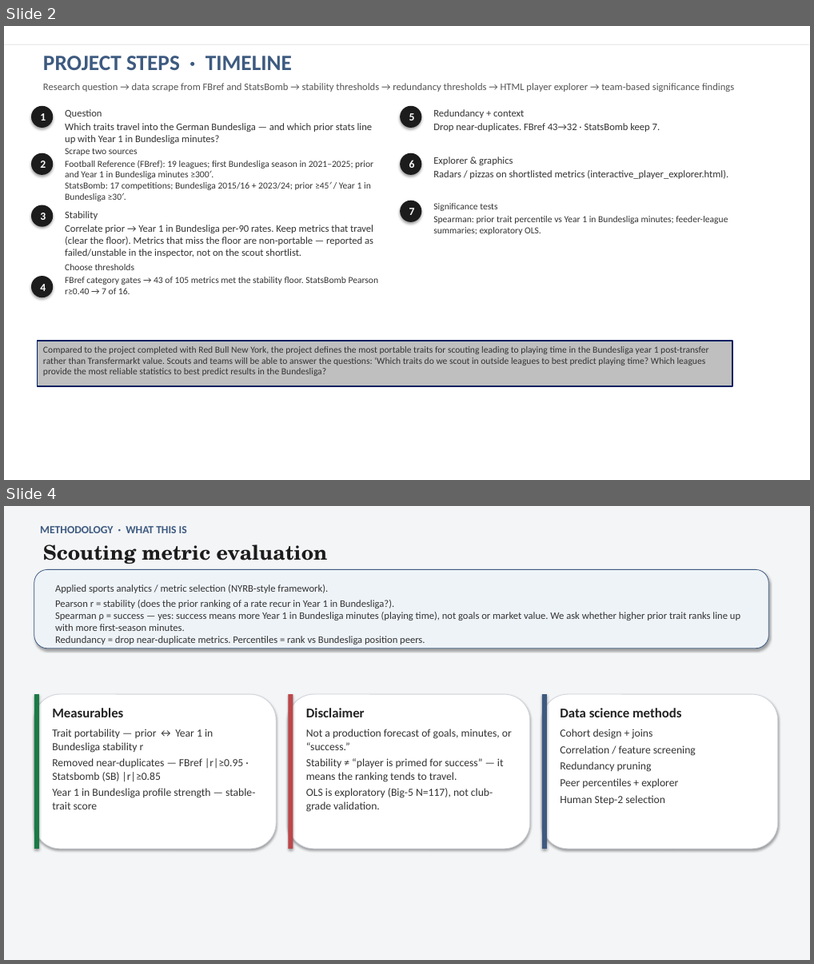
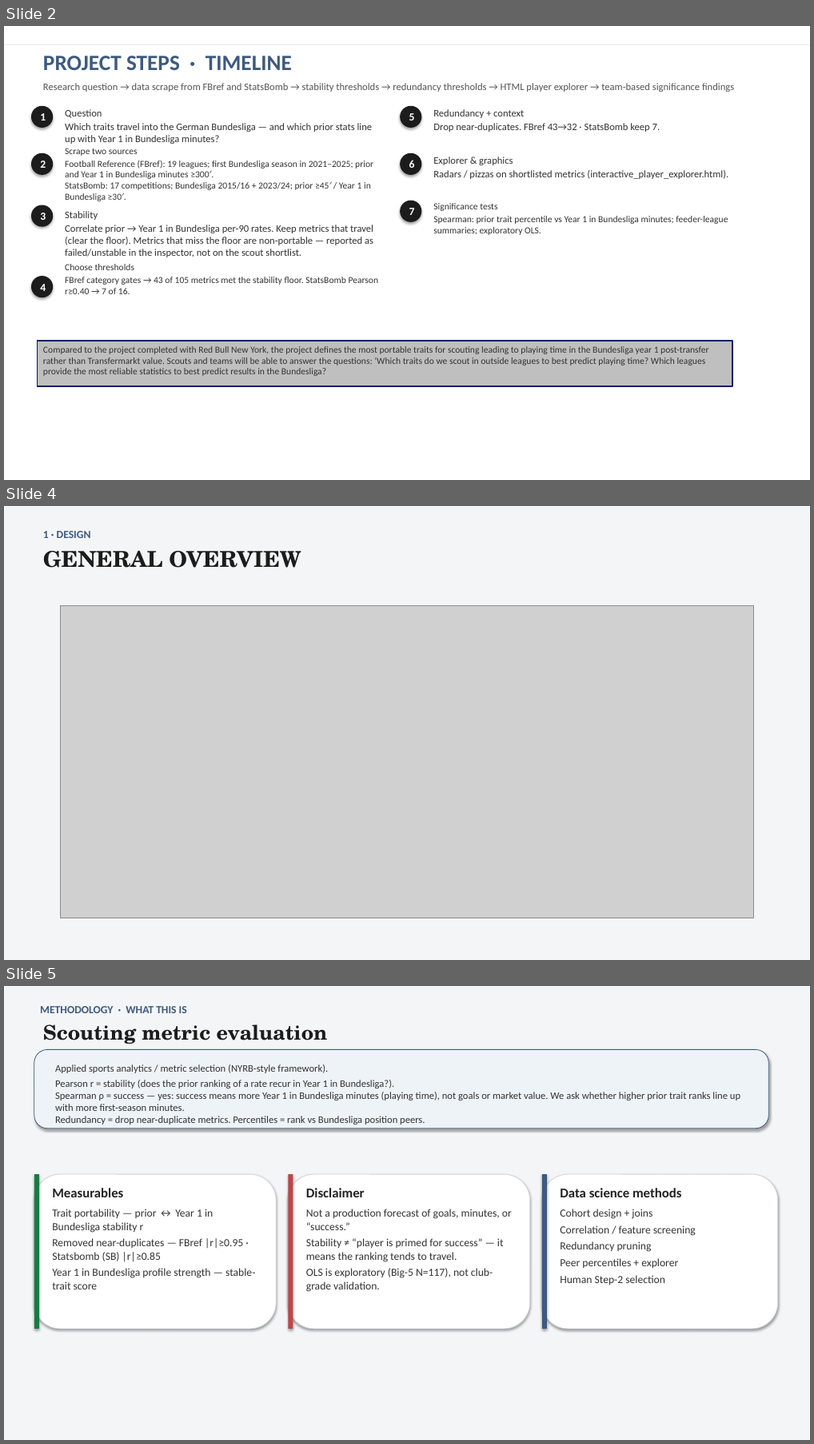
Before and after one commit to colbymorris08/bundesliga-transfer-traits, a slide deck: bundesliga_transfer_traits.pptx. Shown one above the other, each under a label of ours: slides 2 and 4 before the commit, slides 2, 4 and 5 after it; the slides between them are not shown. The pictures are 814x964 and 814x1444 pixels, drawn with LibreOffice and Linux fonts; fonts in the diff are those of the drawing; grey boxes stand for pictures. Boxes give left, top, right and bottom in pixels: in the first picture for what was removed or moved away, otherwise in the second. Text is boxed around its words. In the diff, an @@ line names an element or a change of style, - is before the commit and + after.

```diff
--- a/bundesliga_transfer_traits.pptx
+++ b/bundesliga_transfer_traits.pptx
@@ slide 4 added at <box>4,506,810,960</box>, background #FFFFFF @@
@@ rectangle added at <box>4,506,810,960</box>, fill #F4F5F7 @@
@@ text added at <box>43,531,91,538</box>, 13 pt, text #3D5A80, bold @@
+1 · DESIGN
@@ text added at <box>43,551,301,568</box>, 26 pt, text #1C1C1C, bold @@
+GENERAL OVERVIEW
@@ picture added at <box>60,606,754,918</box> @@
@@ what was slide 4 is now slide 5 @@
```
Also in this commit, not shown: 2 slides changed.
